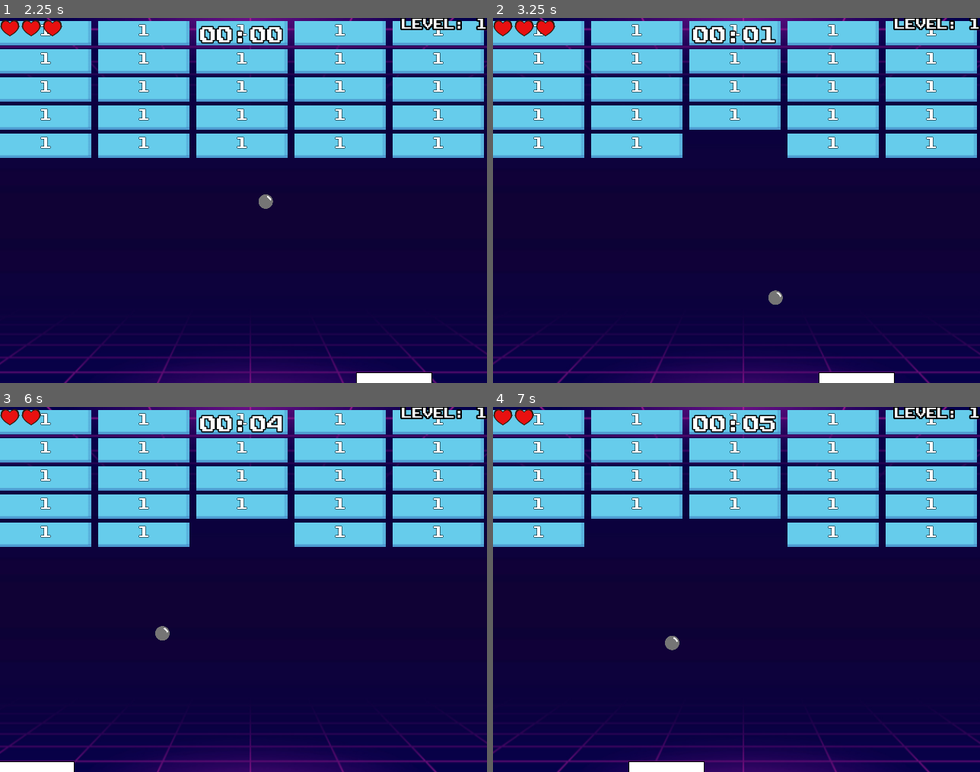
Above: before the commit, frames 1-4 (two rows, left to right).
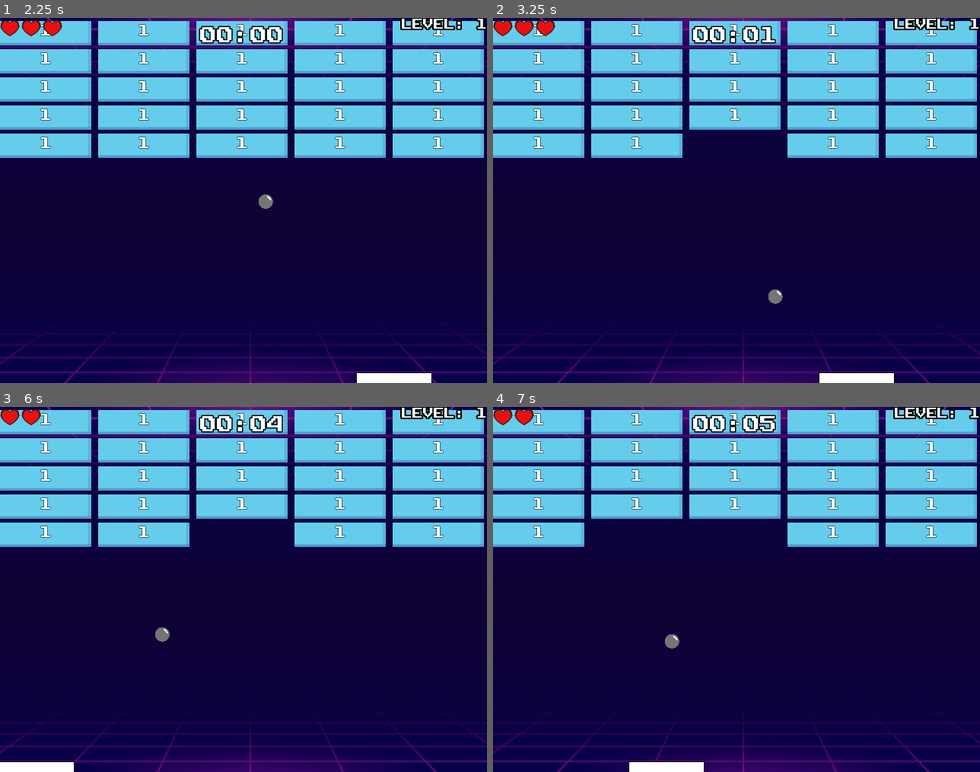
Above: after the commit, the same moments.

Repository: fabiolrodriguez/roguebrick
Game: Godot game, scene res://scenes/MainMenu.tscn
Two runs of this game, one before a commit and one after it. Both use one fixed random seed, a clock stepped at 60 frames per second and the inputs below.
Inputs (mouse positions are in pixels of both pictures, inside the frame that each line leads up to):
- Up to frame 1 (2.25 s): click "START" at 0.5 s; tap Enter (ui_accept) at 1.25, 1.52 s; move the mouse to (350, 182) at 1.27 s; hold Right (ui_right) 1.28-2.03 s; move the mouse to (146, 218) at 2.02 s; hold Left (ui_left) from 2.03 s (still down)
- Up to frame 2 (3.25 s): tap Enter (ui_accept) at 2.27 s; move the mouse to (785, 120) at 2.77 s; release Left (ui_left) at 2.78 s; hold Right (ui_right) from 2.78 s (still down)
- Up to frame 3 (6 s): move the mouse to (219, 662) at 3.52 s; tap Enter (ui_accept) at 3.77, 4.25, 4.52, 5.27 s; move the mouse to (389, 644) at 4.27 s; release Right (ui_right) at 4.28 s; hold Left (ui_left) from 4.28 s (still down); move the mouse to (97, 534) at 5.02 s; move the mouse to (267, 589) at 5.77 s
- Up to frame 4 (7 s): move the mouse to (663, 498) at 6.52 s; release Left (ui_left) at 6.53 s; hold Right (ui_right) from 6.53 s (still down); tap Enter (ui_accept) at 6.77 s

Frame 1 is identical in both runs. In frame 2, less than 0.1% of the frame differs, in the area x 56-60%, y 74-79%; in frame 3, less than 0.1%; in frame 4, less than 0.1%, in the area x 35-39%, y 62-67%.

Commit message:
code cleaning and upgrade improvements

Diff:
--- a/scripts/ball.gd
+++ b/scripts/ball.gd
@@ -29,9 +29,6 @@
 				paddle.global_position.x,
 				paddle.global_position.y - launch_offset_y - 2
 			)
-		#global_position.x = paddle.global_position.x
-		#global_position.y = paddle.global_position.y - launch_offset_y
-
 
 		if Input.is_action_just_pressed("ui_accept"):
 			launch()
@@ -48,10 +45,9 @@
 				return
 			hit_sound.play()
 
-
 		if collider.has_method("hit"):
 			collider.hit()
-			speed += 3
+			speed += 1
 			if piercing_enabled:
 				return
 		velocity = velocity.bounce(collision.get_normal()).normalized() * speed
--- a/scripts/brick.gd
+++ b/scripts/brick.gd
@@ -27,9 +27,7 @@
 		hit_brick.play()
 		update_visual()
 
-
 func update_visual():
-	#label.visible = hits > 1
 	label.text = str(hits)
 	match hits:
 		1:
--- a/scripts/main.gd
+++ b/scripts/main.gd
@@ -107,10 +107,6 @@
 	current_upgrade_choices = available_upgrades.duplicate()
 	current_upgrade_choices.shuffle()
 	current_upgrade_choices = current_upgrade_choices.slice(0, 3)
-
-	#option1_button.text = upgrade_to_text(current_upgrade_choices[0])
-	#option2_button.text = upgrade_to_text(current_upgrade_choices[1])
-	#option3_button.text = upgrade_to_text(current_upgrade_choices[2])
 
 	setup_upgrade_button(option1_button, current_upgrade_choices[0])
 	setup_upgrade_button(option2_button, current_upgrade_choices[1])
@@ -137,7 +133,6 @@
 		_:
 			return upgrade_id
 
-
 func choose_upgrade(index: int):
 	var chosen_upgrade = current_upgrade_choices[index]
 	get_tree().paused = false
@@ -145,7 +140,6 @@
 	upgrade_menu.visible = false
 
 	call_deferred("start_new_phase", phase)
-
 
 func apply_upgrade(upgrade_id: String):
 	match upgrade_id:
@@ -153,13 +147,13 @@
 			if paddle.has_method("apply_size_multiplier"):
 				paddle.apply_size_multiplier(1.2)
 		"faster_ball":
-			ball_speed -= 20.0
+			ball_speed -= -20.0
 		"extra_life":
 			lives += 1
 			update_lives_ui()
 		"faster_player":
 			if player.has_method("increase_speed"):
-				player.increase_speed(60.0)
+				player.increase_speed(100)
 		"magnet_ball":
 			print("Entrou no case magnet_ball")
 			if bola.has_method("enable_magnet"):
@@ -172,7 +166,6 @@
 			if bola.has_method("enable_piercing"):
 				bola.enable_piercing()
 
-
 func _on_option_1_button_pressed():
 	choose_upgrade(0)
 
@@ -206,9 +199,6 @@
 		heart.custom_minimum_size = Vector2(24, 24)
 		heart.stretch_mode = TextureRect.STRETCH_KEEP_ASPECT_CENTERED
 		lives_container.add_child(heart)
-	#for i in range(lives_container.get_child_count()):
-		#lives_container.get_child(i).visible = i < lives
-	#lives_label.text = "LIVES: %d" % lives
 
 func update_level_ui():
 	level_label.text = "LEVEL: %d" % phase
@@ -227,8 +217,8 @@
 
 			var sprite = brick.get_node("texture")
 			var size = sprite.texture.get_size()
-
 			var brick = brick_scene.instantiate()
+
 			bricks.add_child(brick)
 
 			var x = start_position.x + col * (size.x + spacing_x)
@@ -258,7 +248,6 @@
 	upgrade_menu.visible = false
 	pause_menu.visible = false
 
-	#generate_bricks()
 	# connect brick to send the get the destroyed signal
 	for brick in bricks.get_children():
 		brick.destroyed.connect(_on_brick_destroyed)
@@ -272,12 +261,11 @@
 
 	option1_button.mouse_entered.connect(_on_button_hover.bind(option1_button))
 	option1_button.mouse_exited.connect(_on_button_exit.bind(option1_button))
-
 	option2_button.mouse_entered.connect(_on_button_hover.bind(option2_button))
 	option2_button.mouse_exited.connect(_on_button_exit.bind(option2_button))
-
 	option3_button.mouse_entered.connect(_on_button_hover.bind(option3_button))
 	option3_button.mouse_exited.connect(_on_button_exit.bind(option3_button))
+
 	start_phase(phase)
 
 func _on_brick_destroyed():
@@ -285,7 +273,6 @@
 
 func check_lives():
 	if lives <= 0:
-		print("GAME OVER")
 		await get_tree().create_timer(1).timeout
 		game_over.play()
 		dead_menu.visible = true
@@ -293,9 +280,8 @@
 		restart_button.grab_focus()
 
 func check_win():
-	if phase > 5 and !endless:
+	if phase > 9 and !endless:
 		winner = true
-		print("WINNER")
 		win_menu.visible = true
 		get_tree().paused = true
 		timer_running = false
@@ -329,13 +315,11 @@
 	update_level_ui()
 	if phase > 1:
 		if endless:
-			ball_speed = bola.start_speed + 10
-			#brick_hits = rng.randf_range(1, 5)
+			ball_speed = bola.start_speed + 7
 			spawn_chance = spawn_chance
 		else:
-			ball_speed = bola.start_speed + 10
+			ball_speed = bola.start_speed + 7
 			brick_hits += 1
-			#brick_hits_rng = rng.randf_range(1, brick_hits)
 			spawn_chance -= 0.05
 		if !winner:
 			show_upgrade_panel()
@@ -446,7 +430,6 @@
 	var desc = button.get_node("CenterContainer/VBoxContainer/Description")
 
 	icon.texture = upgrade_icons.get(upgrade_id)
-
 	title.text = get_upgrade_title(upgrade_id)
 	desc.text = get_upgrade_description(upgrade_id)
 
--- a/scripts/main_menu.gd
+++ b/scripts/main_menu.gd
@@ -7,23 +7,20 @@
 @onready var fullscreen = $Settings/PanelContainer/CenterContainer/VBoxContainer/CheckBox
 @onready var start_button = $MainMenu/CenterContainer/VBoxContainer/StartButton
 @onready var back_button = $Controls/PanelContainer/CenterContainer/VBoxContainer/BackButton
-# Called when the node enters the scene tree for the first time.
+
 func _ready() -> void:
 	controls_menu.visible = false
 	settings_menu.visible = false
 	start_button.grab_focus()
 
-# Called every frame. 'delta' is the elapsed time since the previous frame.
 func _process(delta: float) -> void:
 	pass
 
 func _on_start_button_pressed():
 	get_tree().change_scene_to_file("res://scenes/wrold.tscn")
 
-
 func _on_quit_button_pressed() -> void:
 	get_tree().quit()
-
 
 func _on_control_button_pressed() -> void:
 	main_menu.visible = false
@@ -42,14 +39,10 @@
 	fullscreen.grab_focus()
 
 func _on_h_slider_changed(value) -> void:
-	print(value)
 	AudioServer.set_bus_volume_db(0, linear_to_db(value))
 
 func _on_check_box_toggled(pressed) -> void:
 	if pressed:
-		print("fullscreen set")
-		#DisplayServer.window_set_flag(DisplayServer.WINDOW_FLAG_BORDERLESS, true)
-		#DisplayServer.window_set_mode(DisplayServer.WINDOW_MODE_MAXIMIZED)
 		DisplayServer.window_set_mode(DisplayServer.WINDOW_MODE_FULLSCREEN)
 	else:
 		DisplayServer.window_set_mode(DisplayServer.WINDOW_MODE_WINDOWED)
